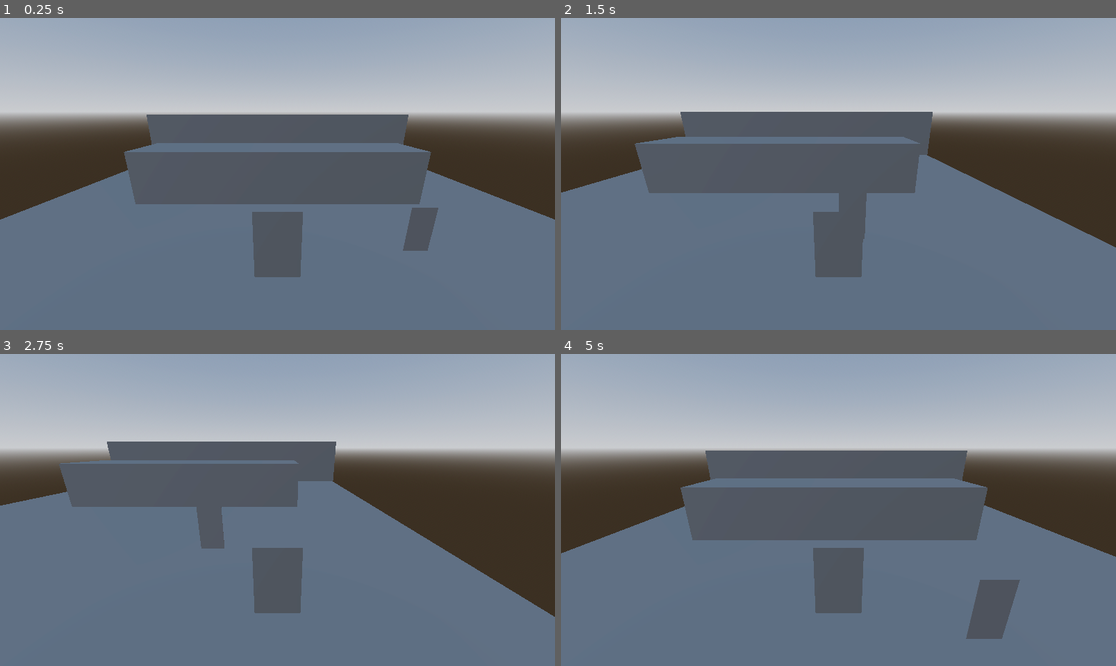
Above: before the commit, frames 1-4 (two rows, left to right).
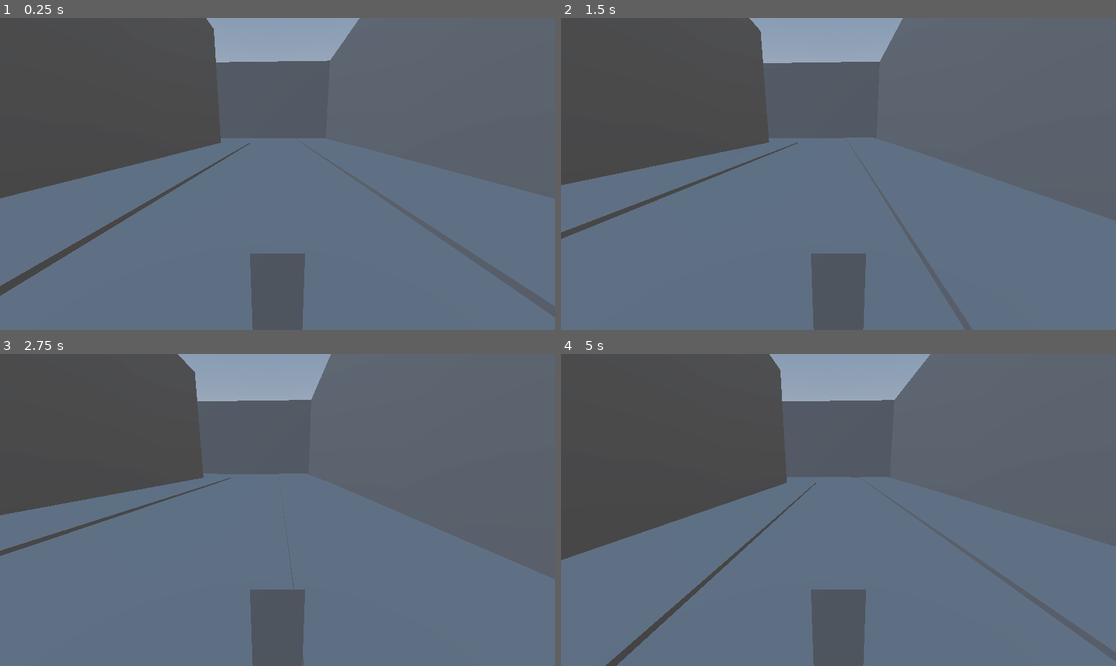
Above: after the commit, the same moments.

Repository: Outer-Guy/Manu-T1
Game: Godot game, scene res://escenas/callejon.tscn
Same seed, same stepped clock (60 frames per second), same inputs: the game is played once before the commit and once after it. Before the commit the project starts from res://escenas/mundo_principal.tscn.
Inputs (mouse positions are in pixels of both pictures, inside the frame that each line leads up to):
- Up to frame 1 (0.25 s): no input
- Up to frame 2 (1.5 s): tap Enter (ui_accept) at 0.5, 0.77 s; move the mouse to (960, 158) at 0.52 s; hold Right (ui_right) 0.53-1.28 s; click (960, 158) at 0.6 s; move the mouse to (727, 189) at 1.27 s; hold Down (ui_down) from 1.28 s (still down); click (727, 189) at 1.35 s
- Up to frame 3 (2.75 s): tap Enter (ui_accept) at 1.52 s; move the mouse to (333, 441) at 2.02 s; release Down (ui_down) at 2.03 s; hold Right (ui_right) from 2.03 s (still down); click (333, 441) at 2.1 s
- Up to frame 4 (5 s): move the mouse to (810, 572) at 2.77 s; release Right (ui_right) at 2.78 s; hold Up (ui_up) 2.78-3.53 s; click (810, 572) at 2.85 s; tap Enter (ui_accept) at 3.02, 3.77, 4.52 s; move the mouse to (1005, 556) at 3.52 s; hold Left (ui_left) from 3.53 s (still down); click (1005, 556) at 3.6 s; move the mouse to (672, 463) at 4.27 s; click (672, 463) at 4.35 s

The runs differ from the first frame. In frame 1, 53% of the frame differs, in the area x 0-100%, y 0-100%; in frame 2, 52%; in frame 3, 50%; in frame 4, 54%.

Commit message:
nuevo mapa (terminar). arreglar bug de ataque

Diff:
--- /dev/null
+++ b/escenas/callejon.tscn
@@ -0,0 +1,167 @@
+[gd_scene format=3 uid="uid://caii8ci0ap6s0"]
+
+[ext_resource type="PackedScene" uid="uid://djn7q46bonw81" path="res://escenas/enemigo.tscn" id="2_cgdfr"]
+[ext_resource type="PackedScene" uid="uid://4heebobn7b2v" path="res://escenas/jugador.tscn" id="2_lf4p2"]
+
+[sub_resource type="PhysicsMaterial" id="PhysicsMaterial_fa8cx"]
+
+[sub_resource type="BoxMesh" id="BoxMesh_lf4p2"]
+
+[sub_resource type="BoxShape3D" id="BoxShape3D_cgdfr"]
+
+[sub_resource type="BoxShape3D" id="BoxShape3D_fa8cx"]
+size = Vector3(1.7315063, 1, 1)
+
+[sub_resource type="BoxMesh" id="BoxMesh_cgdfr"]
+
+[sub_resource type="ProceduralSkyMaterial" id="ProceduralSkyMaterial_fa8cx"]
+sky_horizon_color = Color(0.66224277, 0.6717428, 0.6867428, 1)
+ground_horizon_color = Color(0.66224277, 0.6717428, 0.6867428, 1)
+
+[sub_resource type="Sky" id="Sky_a6did"]
+sky_material = SubResource("ProceduralSkyMaterial_fa8cx")
+
+[sub_resource type="Environment" id="Environment_lf4p2"]
+background_mode = 2
+sky = SubResource("Sky_a6did")
+tonemap_mode = 2
+glow_enabled = true
+
+[node name="callejon" type="Node3D" unique_id=1753040109]
+transform = Transform3D(0.83424115, 0, 0, 0, 1, 0, 0, 0, 0.7594442, 0, 0, 0)
+
+[node name="parades y pisos" type="Node3D" parent="." unique_id=284889454]
+transform = Transform3D(-9.517886, 0, 0.19544584, 0, 30.139772, 0, -0.47316214, 0, -3.9314878, 16.95766, 4.4610796, -102.45779)
+
+[node name="calle" type="StaticBody3D" parent="parades y pisos" unique_id=1388275175]
+transform = Transform3D(-3.0743313, 0, -0.6043529, 0, 0.045753505, 0, 0.3700017, 0, -29.430973, 1.4723926, -0.14801309, -15.060949)
+physics_material_override = SubResource("PhysicsMaterial_fa8cx")
+
+[node name="MeshInstance3D" type="MeshInstance3D" parent="parades y pisos/calle" unique_id=1178303314]
+transform = Transform3D(1, 0, 0, 0, 1, 0, 0, 0, 1, 0.00033826922, -3.8146973e-06, -0.0012919937)
+mesh = SubResource("BoxMesh_lf4p2")
+
+[node name="CollisionShape3D" type="CollisionShape3D" parent="parades y pisos/calle" unique_id=1487736565]
+shape = SubResource("BoxShape3D_cgdfr")
+
+[node name="pared4" type="Node3D" parent="parades y pisos" unique_id=2113819387]
+transform = Transform3D(2.718483, 0, 0, 0, 1.0000002, 0, -5.9604645e-08, 0, 0.92219955, 0, 0, 0)
+
+[node name="pared" type="StaticBody3D" parent="parades y pisos/pared4" unique_id=159209836]
+
+[node name="CollisionShape3D" type="CollisionShape3D" parent="parades y pisos/pared4/pared" unique_id=1284830478]
+transform = Transform3D(2.7579172, 0, -1.3969839e-09, 0, 1.5411757, 0, -5.9604645e-08, 0, 0.94605285, 1.8589247, 0, -0.24705362)
+shape = SubResource("BoxShape3D_fa8cx")
+
+[node name="MeshInstance3D" type="MeshInstance3D" parent="parades y pisos/pared4/pared" unique_id=1122204922]
+transform = Transform3D(4.782465, 0, -4.656613e-10, 0, 1.0000008, 0, -4.7683716e-07, 0, 0.91040987, 1.8447204, 0.27002567, -0.33031368)
+mesh = SubResource("BoxMesh_cgdfr")
+
+[node name="pared2" type="Node3D" parent="parades y pisos" unique_id=1562547789]
+transform = Transform3D(0.055815056, 0, -0.39087546, 0, 1.0000001, 0, 6.2125583, 0, 0.020581955, -1.041631, 0, -26.126783)
+
+[node name="pared" type="StaticBody3D" parent="parades y pisos/pared2" unique_id=540008917]
+
+[node name="MeshInstance3D" type="MeshInstance3D" parent="parades y pisos/pared2/pared" unique_id=390385834]
+transform = Transform3D(4.782465, 0, -4.656613e-10, 0, 1.0000008, 0, -4.7683716e-07, 0, 0.91040987, 1.8447204, 0.27002567, -0.33031368)
+mesh = SubResource("BoxMesh_cgdfr")
+
+[node name="CollisionShape3D" type="CollisionShape3D" parent="parades y pisos/pared2/pared" unique_id=748286838]
+transform = Transform3D(2.7579172, 0, -1.3969839e-09, 0, 1.5411757, 0, -5.9604645e-08, 0, 0.94605285, 1.8434913, 0, -0.34920835)
+shape = SubResource("BoxShape3D_fa8cx")
+
+[node name="vereda izquierda" type="StaticBody3D" parent="parades y pisos" unique_id=400259226]
+transform = Transform3D(-1.3353375, 0, -0.43706512, 0, 0.0457535, 0, 0.16071045, 0, -21.284342, 2.845386, -0.1395193, -19.768171)
+physics_material_override = SubResource("PhysicsMaterial_fa8cx")
+
+[node name="MeshInstance3D" type="MeshInstance3D" parent="parades y pisos/vereda izquierda" unique_id=912025163]
+transform = Transform3D(1, 0, 0, 0, 0.99999994, 0, 0, 0, 0.9999999, -0.1321615, -3.8146973e-06, -0.0012919903)
+mesh = SubResource("BoxMesh_lf4p2")
+
+[node name="CollisionShape3D" type="CollisionShape3D" parent="parades y pisos/vereda izquierda" unique_id=1117964967]
+transform = Transform3D(1, 0, 0, 0, 0.9999999, 0, 0, 0, 0.99999976, -0.13505733, -1.3709068e-06, 0)
+shape = SubResource("BoxShape3D_cgdfr")
+
+[node name="vereda derecha" type="StaticBody3D" parent="parades y pisos" unique_id=775670338]
+transform = Transform3D(-1.3353376, 0, -0.60435283, 0, 0.0457535, 0, 0.16071047, 0, -29.430973, -0.14934838, -0.1395193, -14.865649)
+physics_material_override = SubResource("PhysicsMaterial_fa8cx")
+
+[node name="MeshInstance3D" type="MeshInstance3D" parent="parades y pisos/vereda derecha" unique_id=1744394998]
+transform = Transform3D(1, 0, 0, 0, 0.99999994, 0, 0, 0, 0.9999999, -0.1321615, -3.8146973e-06, -0.0012919903)
+mesh = SubResource("BoxMesh_lf4p2")
+
+[node name="CollisionShape3D" type="CollisionShape3D" parent="parades y pisos/vereda derecha" unique_id=1724734149]
+transform = Transform3D(1, 0, 0, 0, 0.9999999, 0, 0, 0, 0.99999976, -0.13505733, -1.3709068e-06, 0)
+shape = SubResource("BoxShape3D_cgdfr")
+
+[node name="pared" type="Node3D" parent="parades y pisos" unique_id=2114857897]
+transform = Transform3D(0.039110214, 0, -0.40409175, 0, 1.0000001, 0, 4.3532043, 0, 0.021277873, 3.4275792, 0, -27.594103)
+
+[node name="pared" type="StaticBody3D" parent="parades y pisos/pared" unique_id=1474391962]
+
+[node name="CollisionShape3D" type="CollisionShape3D" parent="parades y pisos/pared/pared" unique_id=1539665873]
+transform = Transform3D(2.7579172, 0, -1.3969839e-09, 0, 1.5411757, 0, -5.9604645e-08, 0, 0.94605285, 1.8589247, 0, -0.24705362)
+shape = SubResource("BoxShape3D_fa8cx")
+
+[node name="MeshInstance3D" type="MeshInstance3D" parent="parades y pisos/pared/pared" unique_id=2089130078]
+transform = Transform3D(4.782465, 0, -4.656613e-10, 0, 1.0000008, 0, -4.7683716e-07, 0, 0.91040987, 1.8447204, 0.27002567, -0.33031368)
+mesh = SubResource("BoxMesh_cgdfr")
+
+[node name="pared3" type="Node3D" parent="parades y pisos" unique_id=1571497893]
+transform = Transform3D(1.0000001, 0, 1.8626451e-09, 0, 1.0000001, 0, -7.450581e-09, 0, 1.0000001, -0.6029253, 1.4901161e-08, -29.361473)
+
+[node name="pared" type="StaticBody3D" parent="parades y pisos/pared3" unique_id=208712197]
+
+[node name="CollisionShape3D" type="CollisionShape3D" parent="parades y pisos/pared3/pared" unique_id=657988663]
+transform = Transform3D(2.7579172, 0, -1.3969839e-09, 0, 1.5411757, 0, -5.9604645e-08, 0, 0.94605285, 1.8589247, 0, -0.24705362)
+shape = SubResource("BoxShape3D_fa8cx")
+
+[node name="MeshInstance3D" type="MeshInstance3D" parent="parades y pisos/pared3/pared" unique_id=285093214]
+transform = Transform3D(4.782465, 0, -4.656613e-10, 0, 1.0000008, 0, -4.7683716e-07, 0, 0.91040987, 1.8447204, 0.27002567, -0.33031368)
+mesh = SubResource("BoxMesh_cgdfr")
+
+[node name="calle2" type="StaticBody3D" parent="parades y pisos" unique_id=1150733114]
+transform = Transform3D(-4.172325e-07, 0, 8.411104, 0, 0.04575357, 0, -8.528543, 0, -5.9604645e-07, 6.988913, -0.14801331, -4.878313)
+physics_material_override = SubResource("PhysicsMaterial_fa8cx")
+
+[node name="MeshInstance3D" type="MeshInstance3D" parent="parades y pisos/calle2" unique_id=241220295]
+transform = Transform3D(1, 0, 0, 0, 1, 0, 0, 0, 1, 0.00033826922, -3.8146973e-06, -0.0012919937)
+mesh = SubResource("BoxMesh_lf4p2")
+
+[node name="CollisionShape3D" type="CollisionShape3D" parent="parades y pisos/calle2" unique_id=858888089]
+shape = SubResource("BoxShape3D_cgdfr")
+
+[node name="pared5" type="Node3D" parent="parades y pisos" unique_id=401902481]
+transform = Transform3D(1.5544746, 0, 3.7252903e-09, 0, 1.0000008, 0, -2.9802322e-08, 0, 0.9400768, 4.448612, 0, -9.342905)
+
+[node name="pared" type="StaticBody3D" parent="parades y pisos/pared5" unique_id=1376790845]
+
+[node name="CollisionShape3D" type="CollisionShape3D" parent="parades y pisos/pared5/pared" unique_id=1372365969]
+transform = Transform3D(2.7579172, 0, -1.3969839e-09, 0, 1.5411757, 0, -5.9604645e-08, 0, 0.94605285, 1.8589247, 0, -0.24705362)
+shape = SubResource("BoxShape3D_fa8cx")
+
+[node name="MeshInstance3D" type="MeshInstance3D" parent="parades y pisos/pared5/pared" unique_id=220635275]
+transform = Transform3D(4.782465, 0, -4.656613e-10, 0, 1.0000008, 0, -4.7683716e-07, 0, 0.91040987, 1.8447204, 0.27002567, -0.33031368)
+mesh = SubResource("BoxMesh_cgdfr")
+
+[node name="pared6" type="Node3D" parent="parades y pisos" unique_id=1449487443]
+transform = Transform3D(-0.0053660683, 0, 0.45527813, 0, 1.0000012, 0, -1.9963894, 0, -0.001223743, 10.976869, 1.4901161e-08, -1.2515202)
+
+[node name="pared" type="StaticBody3D" parent="parades y pisos/pared6" unique_id=1205471400]
+
+[node name="CollisionShape3D" type="CollisionShape3D" parent="parades y pisos/pared6/pared" unique_id=2041620108]
+transform = Transform3D(2.7579172, 0, -1.3969839e-09, 0, 1.5411757, 0, -5.9604645e-08, 0, 0.94605285, 1.8589247, 0, -0.24705362)
+shape = SubResource("BoxShape3D_fa8cx")
+
+[node name="MeshInstance3D" type="MeshInstance3D" parent="parades y pisos/pared6/pared" unique_id=428369674]
+transform = Transform3D(4.782465, 0, -4.656613e-10, 0, 1.0000008, 0, -4.7683716e-07, 0, 0.91040987, 1.8447204, 0.27002567, -0.33031368)
+mesh = SubResource("BoxMesh_cgdfr")
+
+[node name="enemigo" parent="." unique_id=645149189 instance=ExtResource("2_cgdfr")]
+transform = Transform3D(1.1986942, 0, 0, 0, 1.943359, 0, 0, 0, 0.011089938, -59.863983, 1.6611736, -86.177605)
+
+[node name="jugador" parent="." unique_id=1650437550 instance=ExtResource("2_lf4p2")]
+transform = Transform3D(1, 0, 0, 0, 1, 0, 0, 0, 1.0000504, -0.4425631, 1.8112559, -0.6050883)
+
+[node name="WorldEnvironment" type="WorldEnvironment" parent="." unique_id=331449404]
+environment = SubResource("Environment_lf4p2")
--- a/project.godot
+++ b/project.godot
@@ -11,7 +11,7 @@
 [application]
 
 config/name="T1"
-run/main_scene="res://escenas/mundo_principal.tscn"
+run/main_scene="uid://caii8ci0ap6s0"
 config/features=PackedStringArray("4.6", "GL Compatibility")
 
 [global_group]
Empty file added: escenas/callejon.gd
Not shown, added: escenas/callejon.gd.uid
